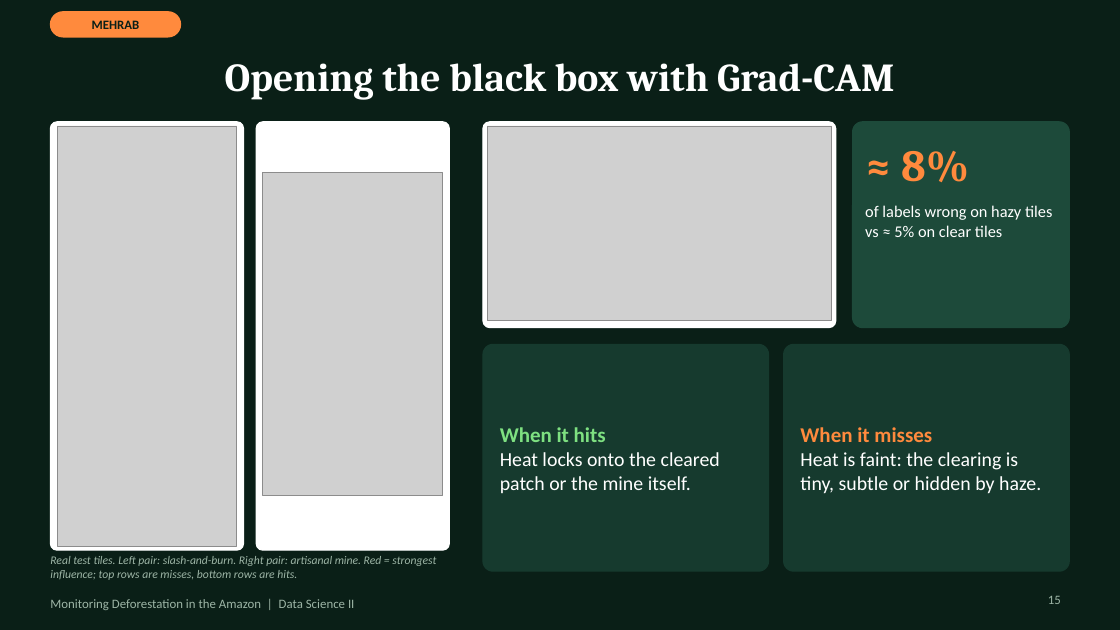
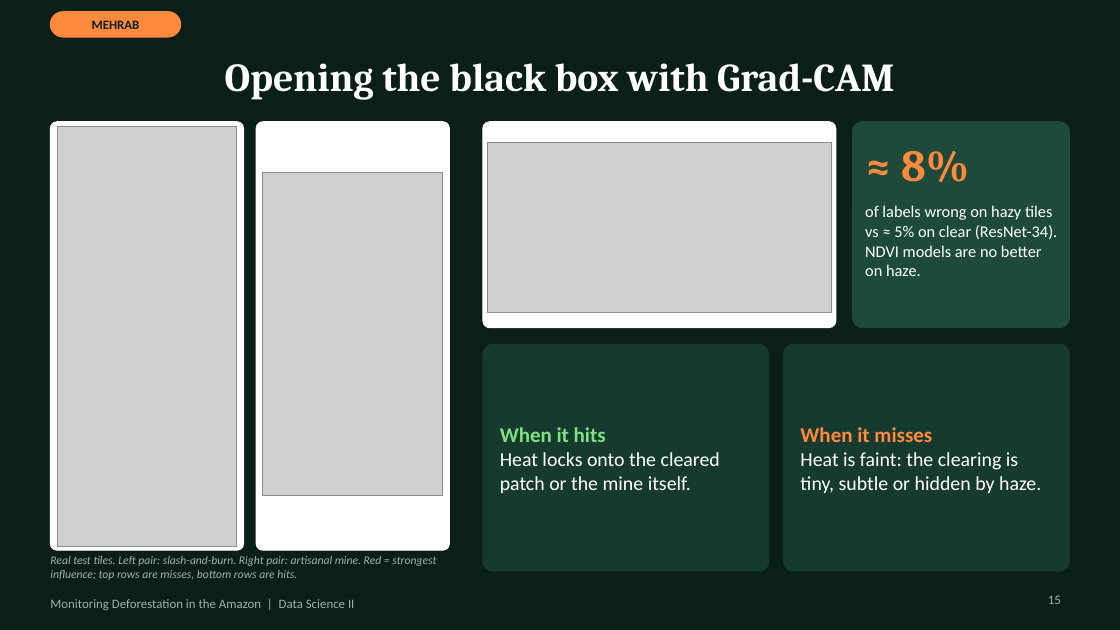
Before and after one commit to MehrabAzan/Amazon-Deforestation, a slide deck: slide 15 of Amazon_Deforestation_DeepLearning.pptx. Drawn at 1120x630 pixels with LibreOffice and Linux fonts; fonts in the diff are those of the drawing; grey boxes stand for pictures. Boxes give left, top, right and bottom in pixels: in the first picture for what was removed or moved away, otherwise in the second. Text is boxed around its words. In the diff, an @@ line names an element or a change of style, - is before the commit and + after.

```diff
--- a/Amazon_Deforestation_DeepLearning.pptx
+++ b/Amazon_Deforestation_DeepLearning.pptx
@@ picture: place and size @@
-picture at bbox=[487, 126, 832, 321]
+picture at bbox=[487, 143, 832, 313]
@@ text at bbox=[865, 205, 1057, 276]: text changed @@
-of labels wrong on hazy tiles vs ≈ 5% on clear tiles
+of labels wrong on hazy tiles vs ≈ 5% on clear (ResNet-34). NDVI models are no better on haze.
```
Also in this commit, not shown: 12 other slides changed, 4 slides added.
